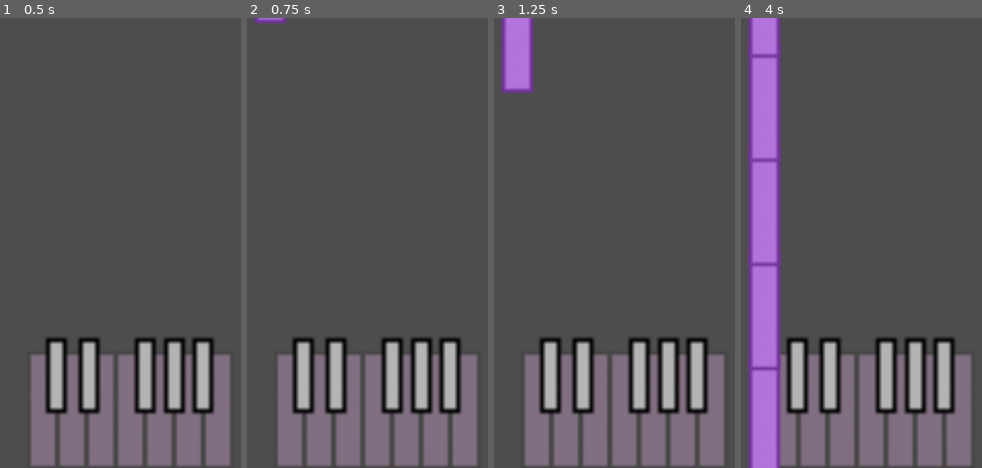
Above: before the commit, frames 1-4 (left to right).
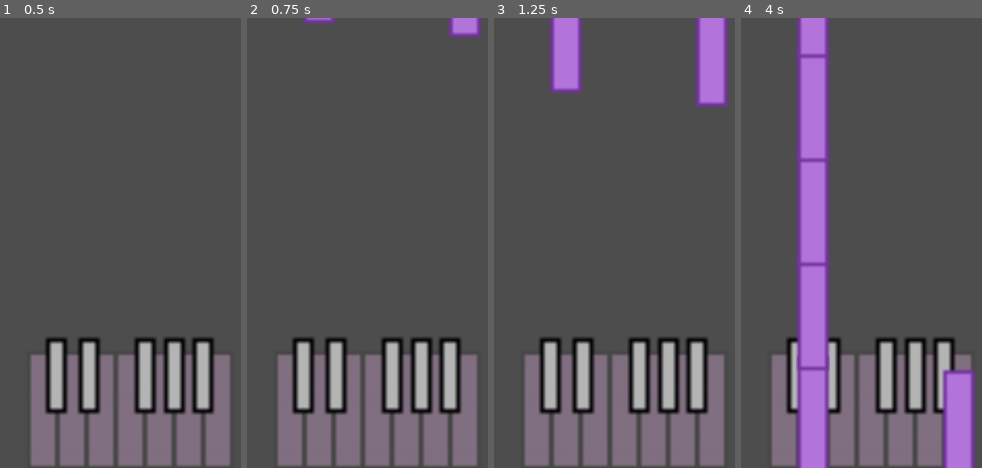
Above: after the commit, the same moments.

Repository: Jae7777/Wind-Tempo
Game: Godot game, scene res://levels/game_level.tscn
Two runs of this game, one before a commit and one after it. Both use one fixed random seed, a clock stepped at 60 frames per second and the inputs below. The project has no main scene, so this scene is started directly.
Inputs:
- Up to frame 1 (0.5 s): no input
- Up to frame 2 (0.75 s): tap Enter at 0.5 s; tap J (button_j) at 0.6 s
- Up to frame 3 (1.25 s): no input
- Up to frame 4 (4 s): tap J (button_j) every 0.75 s from 1.35 to 3.6 s

Frame 1 is identical in both runs. In frame 2, 0.9% of the frame differs, in the area x 2-98%, y 0-5%; in frame 3, 7.1%; in frame 4, 30%, in the area x 2-98%, y 0-100%.

Commit message:
Falling Keys Completed
All falling keys fall in correct position.

Diff:
--- a/wind-tempo/levels/game_level.tscn
+++ b/wind-tempo/levels/game_level.tscn
@@ -28,76 +28,102 @@
 script = ExtResource("2_n0b0m")
 key_template = NodePath("../FallingD")
 key_name = "button_j"
-
-[node name="E" type="Sprite2D" parent="."]
+spawn_x_position = 70.0
+
+[node name="E" type="Sprite2D" parent="." node_paths=PackedStringArray("key_template")]
 position = Vector2(-23, 316)
 scale = Vector2(5, 5)
 texture = ExtResource("1_sklrn")
 script = ExtResource("2_n0b0m")
+key_template = NodePath("../FallingE")
 key_name = "button_k"
-
-[node name="F" type="Sprite2D" parent="."]
+spawn_x_position = 112.0
+
+[node name="F" type="Sprite2D" parent="." node_paths=PackedStringArray("key_template")]
 position = Vector2(19, 316)
 scale = Vector2(5, 5)
 texture = ExtResource("1_sklrn")
 script = ExtResource("2_n0b0m")
+key_template = NodePath("../FallingF")
 key_name = "button_l"
-
-[node name="G" type="Sprite2D" parent="."]
+spawn_x_position = 154.0
+
+[node name="G" type="Sprite2D" parent="." node_paths=PackedStringArray("key_template")]
 position = Vector2(61, 316)
 scale = Vector2(5, 5)
 texture = ExtResource("1_sklrn")
 script = ExtResource("2_n0b0m")
+key_template = NodePath("../FallingG")
 key_name = "button_;"
-
-[node name="A" type="Sprite2D" parent="."]
+spawn_x_position = 196.0
+
+[node name="A" type="Sprite2D" parent="." node_paths=PackedStringArray("key_template")]
 position = Vector2(103, 316)
 scale = Vector2(5, 5)
 texture = ExtResource("1_sklrn")
 script = ExtResource("2_n0b0m")
+key_template = NodePath("../FallingA")
 key_name = "button_'"
-
-[node name="B" type="Sprite2D" parent="."]
+spawn_x_position = 238.0
+
+[node name="B" type="Sprite2D" parent="." node_paths=PackedStringArray("key_template")]
 position = Vector2(145, 316)
 scale = Vector2(5, 5)
 texture = ExtResource("1_sklrn")
 script = ExtResource("2_n0b0m")
+key_template = NodePath("../FallingB")
 key_name = "button_enter"
-
-[node name="CSharp_DFlat" type="Sprite2D" parent="."]
+spawn_x_position = 280.0
+
+[node name="CSharp_DFlat" type="Sprite2D" parent="." node_paths=PackedStringArray("key_template")]
 position = Vector2(-161, 233.00002)
 scale = Vector2(6, 6)
 texture = ExtResource("2_d65c1")
 script = ExtResource("2_n0b0m")
+key_template = NodePath("../Falling_CSharpDFlat")
 key_name = "button_u"
-
-[node name="DSharp_EFlat" type="Sprite2D" parent="."]
+spawn_x_position = -17.0
+spawn_y_position = -353.0
+
+[node name="DSharp_EFlat" type="Sprite2D" parent="." node_paths=PackedStringArray("key_template")]
 position = Vector2(-114, 233)
 scale = Vector2(6, 6)
 texture = ExtResource("2_d65c1")
 script = ExtResource("2_n0b0m")
+key_template = NodePath("../Falling_DSharpEFlat")
 key_name = "button_i"
-
-[node name="FSharp_GFlat" type="Sprite2D" parent="."]
+spawn_x_position = 30.0
+spawn_y_position = -353.0
+
+[node name="FSharp_GFlat" type="Sprite2D" parent="." node_paths=PackedStringArray("key_template")]
 position = Vector2(-33, 233)
 scale = Vector2(6, 6)
 texture = ExtResource("2_d65c1")
 script = ExtResource("2_n0b0m")
+key_template = NodePath("../Falling_FSharpGFlat")
 key_name = "button_o"
-
-[node name="GSharp_AFlat" type="Sprite2D" parent="."]
+spawn_x_position = 111.0
+spawn_y_position = -353.0
+
+[node name="GSharp_AFlat" type="Sprite2D" parent="." node_paths=PackedStringArray("key_template")]
 position = Vector2(9, 233)
 scale = Vector2(6, 6)
 texture = ExtResource("2_d65c1")
 script = ExtResource("2_n0b0m")
+key_template = NodePath("../Falling_GSharpAFlat")
 key_name = "button_p"
-
-[node name="ASharp_BFlat" type="Sprite2D" parent="."]
+spawn_x_position = 153.0
+spawn_y_position = -353.0
+
+[node name="ASharp_BFlat" type="Sprite2D" parent="." node_paths=PackedStringArray("key_template")]
 position = Vector2(50, 233)
 scale = Vector2(6, 6)
 texture = ExtResource("2_d65c1")
 script = ExtResource("2_n0b0m")
+key_template = NodePath("../Falling_ASharpBFlat")
 key_name = "button_["
+spawn_x_position = 194.0
+spawn_y_position = -353.0
 
 [node name="FallingC" type="Sprite2D" parent="."]
 position = Vector2(28, -350)
